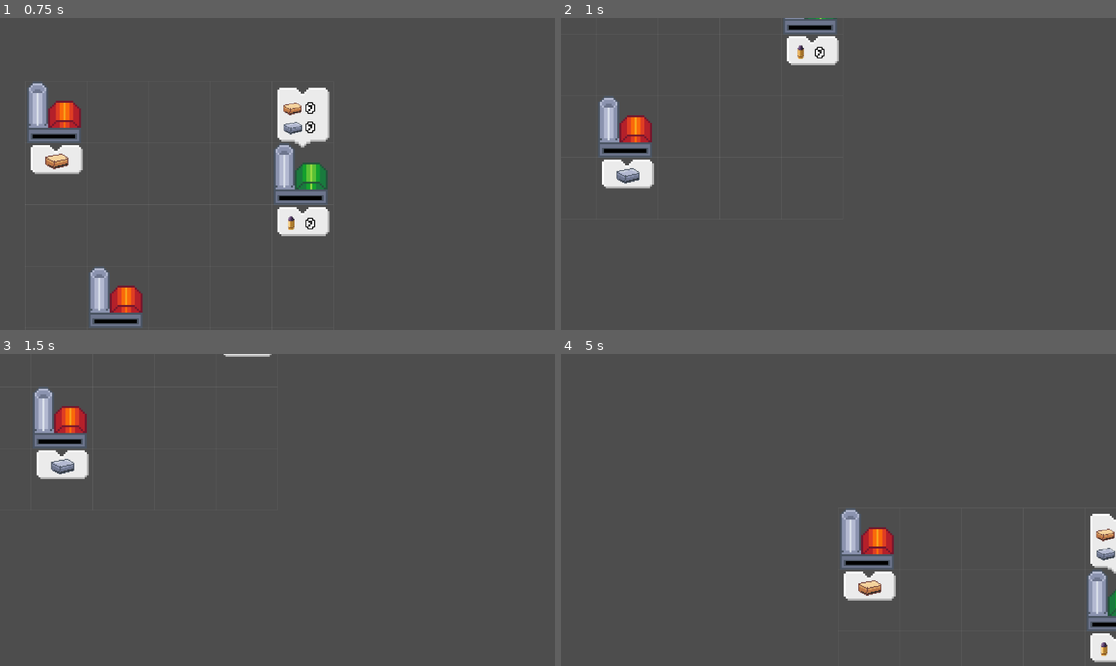
Above: before the commit, frames 1-4 (two rows, left to right).
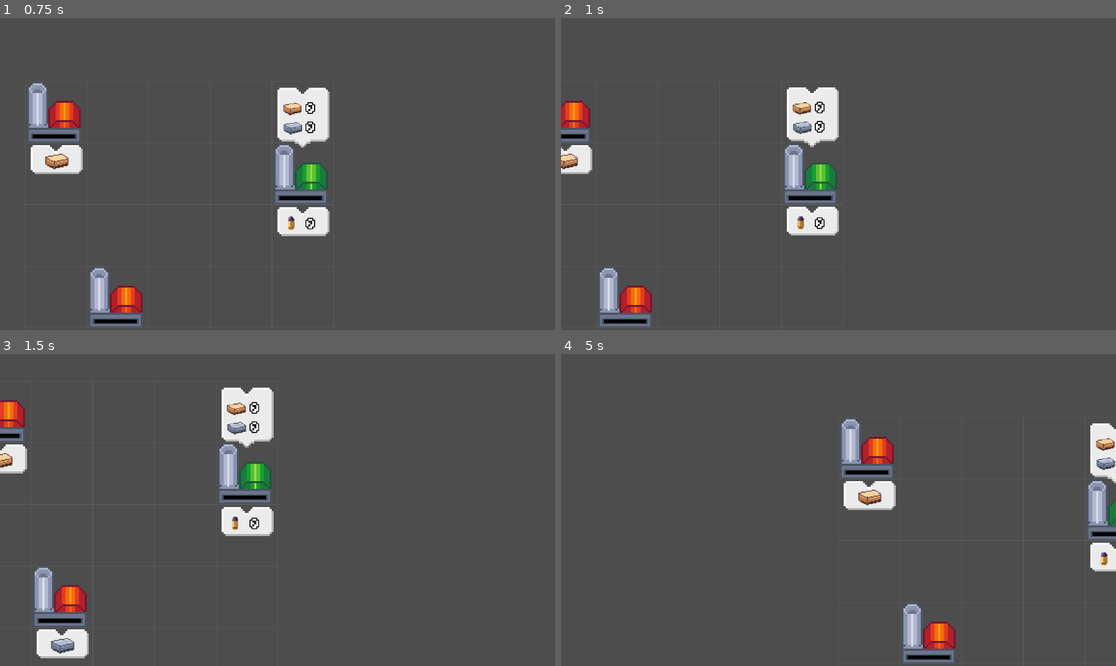
Above: after the commit, the same moments.

Repository: ZimtSnad/nauvis-enjoyers-bit-festival-2025
Game: Godot game, scene res://main.tscn
Two runs of this game, one before a commit and one after it. Both use one fixed random seed, a clock stepped at 60 frames per second and the inputs below.
Inputs (mouse positions are in pixels of both pictures, inside the frame that each line leads up to):
- Up to frame 1 (0.75 s): move the mouse to (399, 158) at 0.52 s; hold D (right) from 0.53 s (still down); click (399, 158) at 0.67 s
- Up to frame 2 (1 s): keep holding D (right)
- Up to frame 3 (1.5 s): move the mouse to (166, 525) at 1.27 s; release D (right) at 1.28 s; hold S (down) from 1.28 s (still down)
- Up to frame 4 (5 s): move the mouse to (894, 441) at 2.02 s; release S (down) at 2.03 s; hold D (right) 2.03-2.78 s; move the mouse to (810, 572) at 2.77 s; hold W (up) 2.78-3.53 s; click (810, 572) at 2.92 s; move the mouse to (1005, 556) at 3.52 s; hold A (left) from 3.53 s (still down); move the mouse to (672, 463) at 4.27 s

Frame 1 is identical in both runs. In frame 2, 9.2% of the frame differs, in the area x 0-51%, y 0-100%; in frame 3, 8.7%; in frame 4, 8.4%.

Commit message:
fixed player

Diff:
--- a/scripts/player.gd
+++ b/scripts/player.gd
@@ -33,8 +33,8 @@
 	var dir_y = Input.get_axis("up", "down")
 	target_pos += Vector2(dir_x * delta, dir_y * delta) * velocity * (Vector2(1, 1)/camera.zoom)
 
-	target_pos = clamp(target_pos, Vector2(0, 0), Vector2(x_bound, y_bound))
-
+	target_pos.x = clamp(target_pos.x, 0, x_bound)
+	target_pos.y = clamp(target_pos.y, 0, y_bound)
 	self.position = lerp(self.position, target_pos, move_smoothness)
 
 	if(pow((camera.zoom.x - target_zoom.x), 2) + pow((camera.zoom.y - target_zoom.y), 2) < 0.001):
